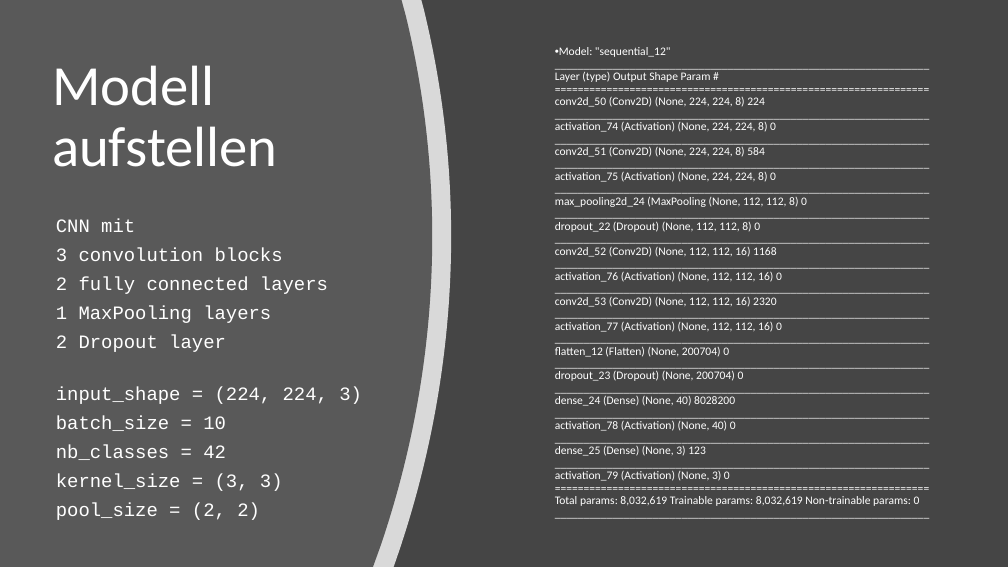
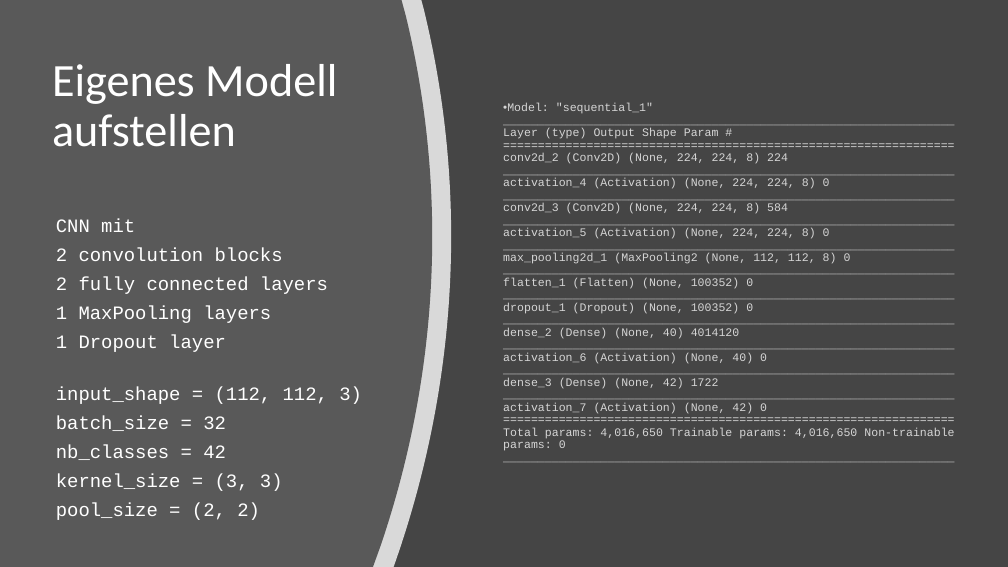
Before and after one commit to alexweltgeist/automarken_cnn, a slide deck: slide 5 of Automarken_CuponeFurrer.pptx. Drawn at 1008x567 pixels with LibreOffice and Linux fonts; fonts in the diff are those of the drawing. Boxes give left, top, right and bottom in pixels: in the first picture for what was removed or moved away, otherwise in the second. Text is boxed around its words. In the diff, an @@ line names an element or a change of style, - is before the commit and + after.

Commit message:
updates

```diff
--- a/Automarken_CuponeFurrer.pptx
+++ b/Automarken_CuponeFurrer.pptx
@@ title at (52, 64, 337, 147): text changed; size 54 to 44 pt @@
-Modell aufstellen
+Eigenes Modell aufstellen
@@ text at (503, 102, 954, 451): text changed; font Calibri to Courier New; text colour #FFFFFF to #D5D5D5 @@
-• Model: "sequential_12" _________________________________________________________________ Layer (type) Output Shape Param # ================================================================= conv2d_50 (Conv2D) (None, 224, 224, 8) 224 _________________________________________________________________ activation_74 (Activation) (None, 224, 224, 8) 0 _________________________________________________________________ conv2d_51 (Conv2D) (None, 224, 224, 8) 584 _________________________________________________________________ activation_75 (Activation) (None, 224, 224, 8) 0 _________________________________________________________________ max_pooling2d_24 (MaxPooling (None, 112, 112, 8) 0 _________________________________________________________________ dropout_22 (Dropout) (None, 112, 112, 8) 0 _________________________________________________________________ conv2d_52 (Conv2D) (None, 112, 112, 16) 1168 _________________________________________________________________ activation_76 (Activation) (None, 112, 112, 16) 0 _________________________________________________________________ conv2d_53 (Conv2D) (None, 112, 112, 16) 2320 _________________________________________________________________ activation_77 (Activation) (None, 112, 112, 16) 0 _________________________________________________________________ flatten_12 (Flatten) (None, 200704) 0 _________________________________________________________________ dropout_23 (Dropout) (None, 200704) 0 _________________________________________________________________ dense_24 (Dense) (None, 40) 8028200 _________________________________________________________________ activation_78 (Activation) (None, 40) 0 _________________________________________________________________ dense_25 (Dense) (None, 3) 123 _________________________________________________________________ activation_79 (Activation) (None, 3) 0 ================================================================= Total params: 8,032,619 Trainable params: 8,032,619 Non-trainable params: 0 _________________________________________________________________
+• Model: "sequential_1" _________________________________________________________________ Layer (type) Output Shape Param # ================================================================= conv2d_2 (Conv2D) (None, 224, 224, 8) 224 _________________________________________________________________ activation_4 (Activation) (None, 224, 224, 8) 0 _________________________________________________________________ conv2d_3 (Conv2D) (None, 224, 224, 8) 584 _________________________________________________________________ activation_5 (Activation) (None, 224, 224, 8) 0 _________________________________________________________________ max_pooling2d_1 (MaxPooling2 (None, 112, 112, 8) 0 _________________________________________________________________ flatten_1 (Flatten) (None, 100352) 0 _________________________________________________________________ dropout_1 (Dropout) (None, 100352) 0 _________________________________________________________________ dense_2 (Dense) (None, 40) 4014120 _________________________________________________________________ activation_6 (Activation) (None, 40) 0 _________________________________________________________________ dense_3 (Dense) (None, 42) 1722 _________________________________________________________________ activation_7 (Activation) (None, 42) 0 ================================================================= Total params: 4,016,650 Trainable params: 4,016,650 Non-trainable params: 0 _________________________________________________________________
@@ text at (56, 248, 283, 261): text changed @@
-3 convolution blocks
+2 convolution blocks
@@ text at (56, 335, 226, 352): text changed @@
-2 Dropout layer
+1 Dropout layer
@@ text at (56, 387, 362, 431): text changed @@
-input_shape = (224, 224, 3)
-batch_size = 10
+input_shape = (112, 112, 3)
+batch_size = 32
```
Also in this commit, not shown: 4 other slides changed.
